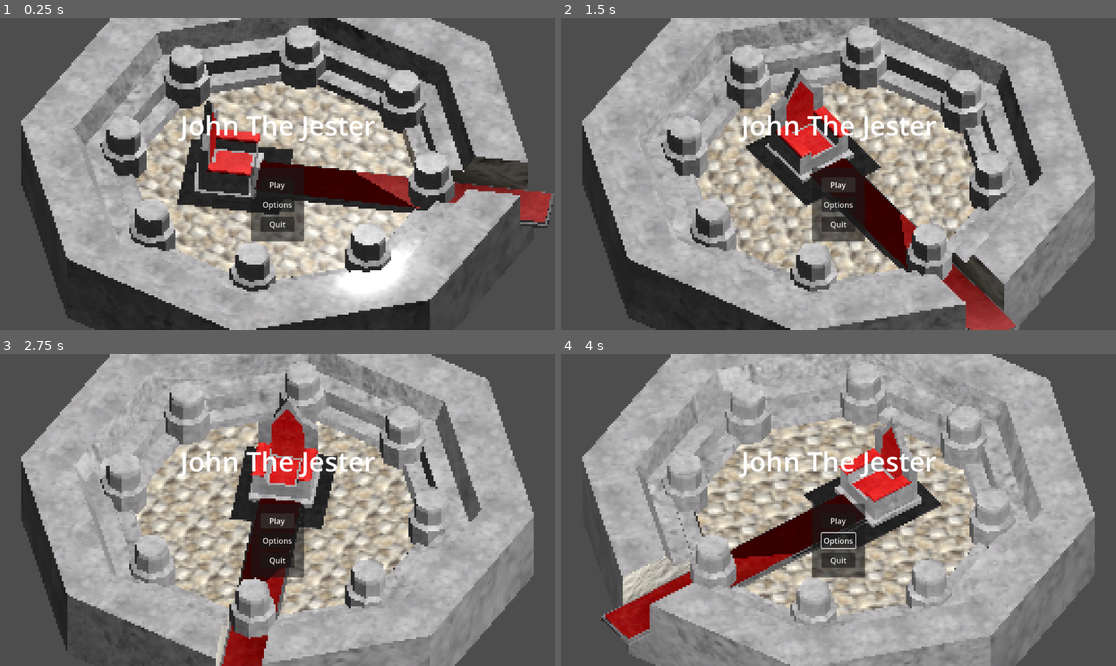
Above: before the commit, frames 1-4 (two rows, left to right).
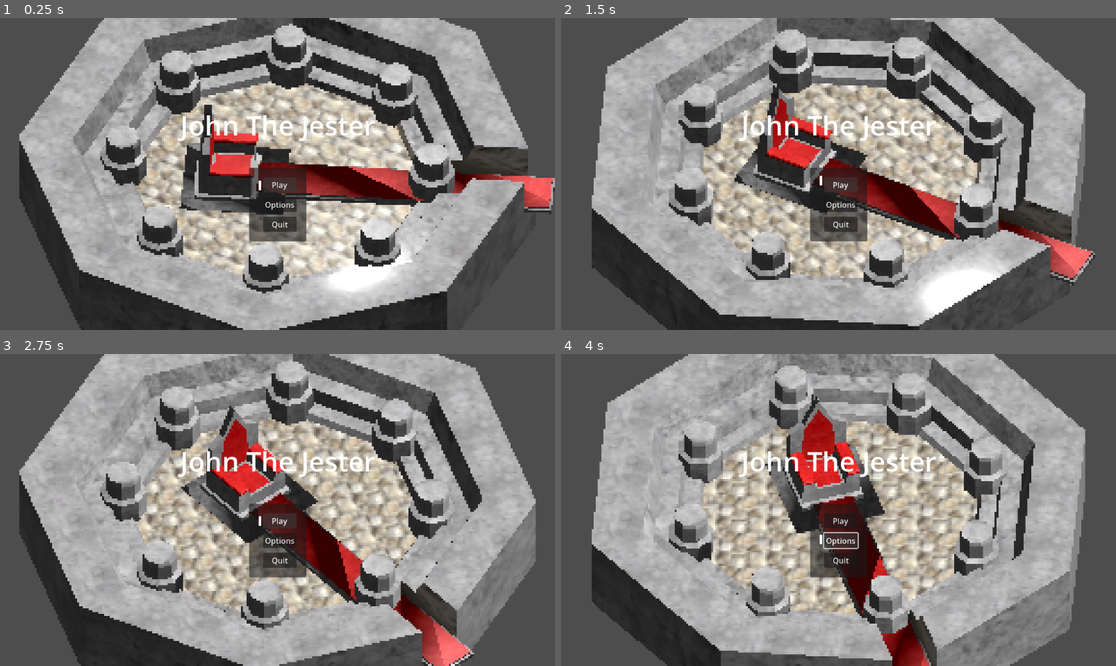
Above: after the commit, the same moments.

Repository: JammingDino/john-the-jester
Game: Godot game, scene res://Main.tscn
Two runs of this game, one before a commit and one after it. Both use one fixed random seed, a clock stepped at 60 frames per second and the inputs below. The project has no main scene, so this scene is started directly.
Inputs (mouse positions are in pixels of both pictures, inside the frame that each line leads up to):
- Up to frame 1 (0.25 s): no input
- Up to frame 2 (1.5 s): click "Options" at 0.5 s; click "Play" at 1.25 s
- Up to frame 3 (2.75 s): click "Play" at 2 s
- Up to frame 4 (4 s): tap Enter (ui_accept) at 2.75, 2.85, 3.02, 3.32, 3.6, 3.77 s; move the mouse to (960, 494) at 2.77 s; hold Up (ui_up) 2.78-3.53 s; move the mouse to (727, 525) at 3.52 s; hold Down (ui_down) from 3.53 s (still down)

The runs differ from the first frame. In frame 1, 28% of the frame differs, in the area x 3-100%, y 0-100%; in frame 2, 47%; in frame 3, 42%; in frame 4, 47%, in the area x 3-97%, y 0-100%.

Commit message:
Added Keyboard controls to UI

Diff:
--- a/Main.tscn
+++ b/Main.tscn
@@ -1,6 +1,7 @@
 [gd_scene format=3 uid="uid://cco50de3bis0y"]
 
 [ext_resource type="Shader" uid="uid://dmwbfp8gqbx21" path="res://Script/edge_detection.gdshader" id="1_glv2v"]
+[ext_resource type="Script" uid="uid://dk35fctqxji3h" path="res://Script/main.gd" id="1_r0du0"]
 [ext_resource type="PackedScene" uid="uid://cg2ljjbvr45r8" path="res://Assets/court room but better.glb" id="1_uu6xs"]
 
 [sub_resource type="StandardMaterial3D" id="StandardMaterial3D_rxg2q"]
@@ -16,12 +17,11 @@
 shader = ExtResource("1_glv2v")
 shader_parameter/lightIntensity = 1.25
 shader_parameter/lineAlpha = 0.7
-shader_parameter/useLighting = false
+shader_parameter/useLighting = true
 shader_parameter/lineHighlight = 0.2
 shader_parameter/lineShadow = 0.55
 
 [sub_resource type="Animation" id="Animation_glv2v"]
-length = 0.001
 tracks/0/type = "value"
 tracks/0/imported = false
 tracks/0/enabled = true
@@ -37,7 +37,7 @@
 
 [sub_resource type="Animation" id="Animation_uu6xs"]
 resource_name = "loop"
-length = 10.0
+length = 20.0
 loop_mode = 1
 tracks/0/type = "value"
 tracks/0/imported = false
@@ -46,7 +46,7 @@
 tracks/0/interp = 1
 tracks/0/loop_wrap = true
 tracks/0/keys = {
-"times": PackedFloat32Array(0, 10),
+"times": PackedFloat32Array(0, 19.966667),
 "transitions": PackedFloat32Array(1, 1),
 "update": 0,
 "values": [Vector3(0, 0, 0), Vector3(0, 6.2831855, 0)]
@@ -69,6 +69,7 @@
 anchor_bottom = 1.0
 grow_horizontal = 2
 grow_vertical = 2
+script = ExtResource("1_r0du0")
 
 [node name="SubViewportContainer" type="SubViewportContainer" parent="." unique_id=1792213646 groups=["ViewportContainer"]]
 texture_filter = 1
@@ -124,7 +125,6 @@
 [node name="DirectionalLight3D" type="DirectionalLight3D" parent="SubViewportContainer/SubViewport/Node3D" unique_id=1081048652]
 transform = Transform3D(-0.8660254, -0.43301278, 0.25, 0, 0.49999997, 0.86602545, -0.50000006, 0.75, -0.43301266, 0, 0, 0)
 shadow_enabled = true
-directional_shadow_mode = 0
 
 [node name="VBoxContainer" type="VBoxContainer" parent="." unique_id=983754813]
 layout_mode = 1
@@ -159,18 +159,38 @@
 theme_override_constants/margin_right = 20
 theme_override_constants/margin_bottom = 20
 
-[node name="VBoxContainer" type="VBoxContainer" parent="VBoxContainer/PanelContainer/MarginContainer" unique_id=2106326182]
+[node name="HBoxContainer" type="HBoxContainer" parent="VBoxContainer/PanelContainer/MarginContainer" unique_id=891735161]
+layout_mode = 2
+
+[node name="MarginContainer" type="MarginContainer" parent="VBoxContainer/PanelContainer/MarginContainer/HBoxContainer" unique_id=1426482902]
+layout_mode = 2
+theme_override_constants/margin_top = 6
+theme_override_constants/margin_bottom = 6
+
+[node name="Indicator" type="ColorRect" parent="VBoxContainer/PanelContainer/MarginContainer/HBoxContainer/MarginContainer" unique_id=429021648]
+custom_minimum_size = Vector2(5, 20)
+layout_mode = 2
+size_flags_vertical = 4
+
+[node name="VBoxContainer" type="VBoxContainer" parent="VBoxContainer/PanelContainer/MarginContainer/HBoxContainer" unique_id=2106326182]
 layout_mode = 2
 theme_override_constants/separation = 10
 
-[node name="Play" type="Button" parent="VBoxContainer/PanelContainer/MarginContainer/VBoxContainer" unique_id=39419592]
+[node name="Play" type="Button" parent="VBoxContainer/PanelContainer/MarginContainer/HBoxContainer/VBoxContainer" unique_id=39419592]
 layout_mode = 2
 text = "Play"
 
-[node name="Options" type="Button" parent="VBoxContainer/PanelContainer/MarginContainer/VBoxContainer" unique_id=725027501]
+[node name="Options" type="Button" parent="VBoxContainer/PanelContainer/MarginContainer/HBoxContainer/VBoxContainer" unique_id=725027501]
 layout_mode = 2
 text = "Options"
 
-[node name="Quit" type="Button" parent="VBoxContainer/PanelContainer/MarginContainer/VBoxContainer" unique_id=1825176112]
+[node name="Quit" type="Button" parent="VBoxContainer/PanelContainer/MarginContainer/HBoxContainer/VBoxContainer" unique_id=1825176112]
 layout_mode = 2
 text = "Quit"
+
+[connection signal="mouse_entered" from="VBoxContainer/PanelContainer/MarginContainer/HBoxContainer/VBoxContainer/Play" to="." method="_on_play_mouse_entered"]
+[connection signal="pressed" from="VBoxContainer/PanelContainer/MarginContainer/HBoxContainer/VBoxContainer/Play" to="." method="_on_play_pressed"]
+[connection signal="mouse_entered" from="VBoxContainer/PanelContainer/MarginContainer/HBoxContainer/VBoxContainer/Options" to="." method="_on_options_mouse_entered"]
+[connection signal="pressed" from="VBoxContainer/PanelContainer/MarginContainer/HBoxContainer/VBoxContainer/Options" to="." method="_on_options_pressed"]
+[connection signal="mouse_entered" from="VBoxContainer/PanelContainer/MarginContainer/HBoxContainer/VBoxContainer/Quit" to="." method="_on_quit_mouse_entered"]
+[connection signal="pressed" from="VBoxContainer/PanelContainer/MarginContainer/HBoxContainer/VBoxContainer/Quit" to="." method="_on_quit_pressed"]
--- /dev/null
+++ b/Script/main.gd
@@ -0,0 +1,88 @@
+extends Control
+
+var selected_button: int = 0
+var indicator_y: float = 0.0
+var indicator_velocity: float = 0.0
+const SPRING_STRENGTH: float = 300.0
+const DAMPING: float = 0.8
+const BUTTON_HEIGHT: float = 30.0
+const BUTTON_SPACING: float = 10.0
+
+@onready var indicator: ColorRect = $VBoxContainer/PanelContainer/MarginContainer/HBoxContainer/MarginContainer/Indicator
+@onready var buttons: Array[Button] = [
+	$VBoxContainer/PanelContainer/MarginContainer/HBoxContainer/VBoxContainer/Play,
+	$VBoxContainer/PanelContainer/MarginContainer/HBoxContainer/VBoxContainer/Options,
+	$VBoxContainer/PanelContainer/MarginContainer/HBoxContainer/VBoxContainer/Quit
+]
+
+var hover_stylebox: StyleBox
+
+func _ready() -> void:
+	hover_stylebox = buttons[0].get_theme_stylebox("hover").duplicate()
+	indicator.position.y = _button_y_position(selected_button)
+	_update_button_states()
+
+func _on_play_pressed() -> void:
+	pass
+
+func _on_options_pressed() -> void:
+	pass
+
+func _on_quit_pressed() -> void:
+	get_tree().quit()
+
+func _on_play_mouse_entered() -> void:
+	selected_button = 0
+	_reset_spring()
+	_update_button_states()
+
+func _on_options_mouse_entered() -> void:
+	selected_button = 1
+	_reset_spring()
+	_update_button_states()
+
+func _on_quit_mouse_entered() -> void:
+	selected_button = 2
+	_reset_spring()
+	_update_button_states()
+
+func _process(delta: float) -> void:
+	var target_y = _button_y_position(selected_button)
+
+	var displacement = target_y - indicator_y
+	var acceleration = displacement * SPRING_STRENGTH
+	indicator_velocity += acceleration * delta
+	indicator_velocity *= DAMPING
+	indicator_y += indicator_velocity * delta
+
+	indicator.position.y = indicator_y
+
+	if Input.is_action_just_pressed("ui_up"):
+		selected_button = max(0, selected_button - 1)
+		_reset_spring()
+		_update_button_states()
+	elif Input.is_action_just_pressed("ui_down"):
+		selected_button = min(2, selected_button + 1)
+		_reset_spring()
+		_update_button_states()
+
+	if Input.is_action_just_pressed("ui_accept"):
+		match selected_button:
+			0: _on_play_pressed()
+			1: _on_options_pressed()
+			2: _on_quit_pressed()
+
+func _button_y_position(button_index: int) -> float:
+	var button_top_margin = 6.0
+	var offset = button_top_margin + button_index * (BUTTON_HEIGHT + BUTTON_SPACING)
+	return offset
+
+func _reset_spring() -> void:
+	indicator_velocity = 0.0
+
+func _update_button_states() -> void:
+	for i in buttons.size():
+		if i == selected_button:
+			buttons[i].add_theme_stylebox_override("normal", hover_stylebox)
+		else:
+			buttons[i].remove_theme_stylebox_override("normal")
Not shown, added: Script/main.gd.uid
